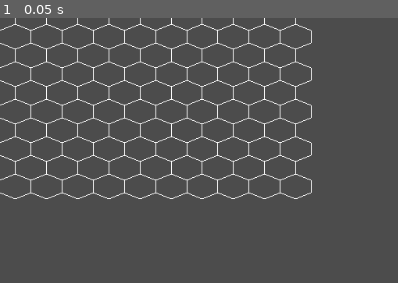
Above: before the commit, frame 1.
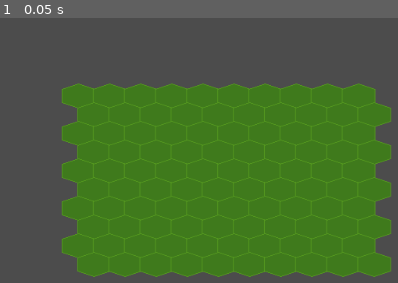
Above: after the commit, the same moment.

Repository: Cartogy/godot-wild-jam-36
Game: Godot game, scene res://src/Grid/Grid.tscn
Two runs of this game, one before a commit and one after it. Both use one fixed random seed, a clock stepped at 60 frames per second and the inputs below. The project has no main scene, so this scene is started directly.
Inputs:
- Up to frame 1 (0.05 s): no input

The runs differ from the first frame. In frame 1, 59% of the frame differs, in the area x 0-99%, y 0-98%.

Commit message:
Made some changes/cleaned up code

Diff:
--- a/src/Grid/Grid.tscn
+++ b/src/Grid/Grid.tscn
@@ -4,3 +4,4 @@
 
 [node name="Grid" type="Node2D"]
 script = ExtResource( 1 )
+origin = Vector2( 100, -100 )
--- a/src/Grid/grid.gd
+++ b/src/Grid/grid.gd
@@ -2,11 +2,11 @@
 
 var cell_scene = preload("res://src/Grid/Cell/Cell.tscn")
 
-export (bool) var DEBUG = true
+export (bool) var DEBUG = false
 export (Vector2) var dimensions = Vector2(10,10)
 
 # Where the grid starts
-var origin: Vector2 = Vector2(0,0)
+export (Vector2) var origin: Vector2 = Vector2(0,0)
 # Move cell to align to real hex position
 var cell_offset: Vector2 = Vector2(0,-8)
 
@@ -38,14 +38,15 @@
 			print_debug(event.position)
 
 			# Move point to originate from (0,0)
+			# Compensates for the shift and stretching done.
 			var pt = Vector2(
 				(event.position.x - origin.x) / size.x,
 				(event.position.y + origin.y) / size.y
 			)
 
 			# Pixel to Axial Coordinates
-			var q = sqrt(3)/3.0 * pt.x - 1.0/3.0
-			var r = 2.0/3.0 * pt.y
+			#var q = sqrt(3)/3.0 * pt.x - 1.0/3.0
+			#var r = 2.0/3.0 * pt.y
 
 			var frac_doubled = converter.pixel_to_doublewidth(event.position, origin, size)
 
@@ -76,9 +77,7 @@
 			print_debug([col,row])
 			var center = converter.doublewidth_to_pixel(d_coord, origin, p_size)
 
-			#var cell = cell_scene.instance()
-			#cell.position = center + cell_offset
-			#add_child(cell)
+			add_cell(center, cell_offset)
 
 			# Display 'Real' Hex positions
 			if DEBUG:
@@ -88,6 +87,11 @@
 		update()
 
 
+func add_cell(center: Vector2, offset: Vector2):
+	var cell = cell_scene.instance()
+	cell.position = center+cell_offset
+
+	add_child(cell)
 ###############
 ## DEBUG ZONE
 ###############
